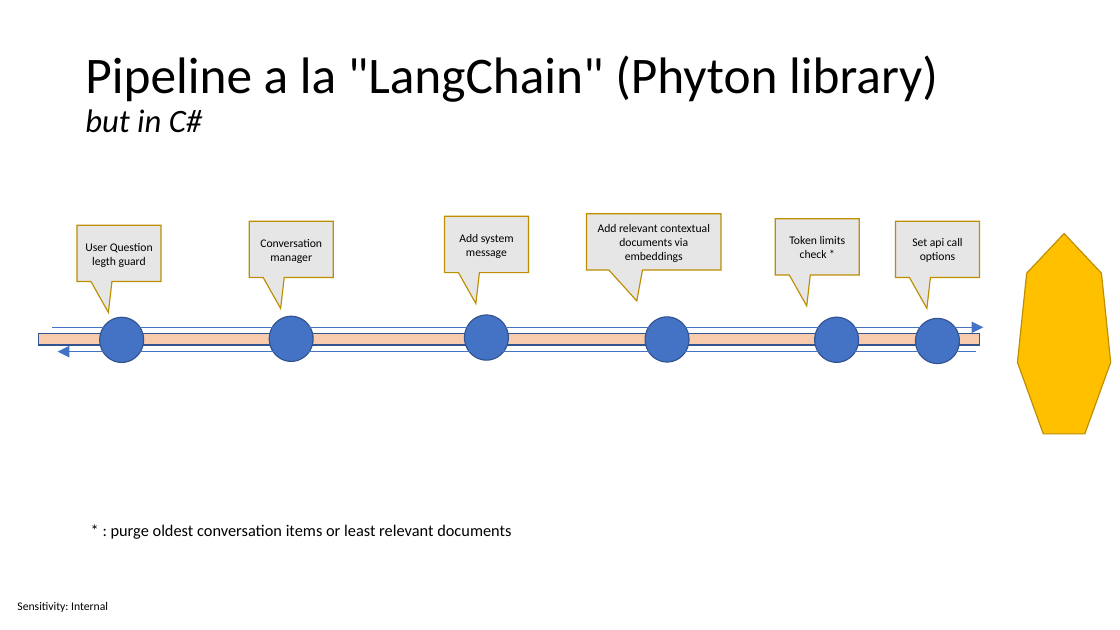
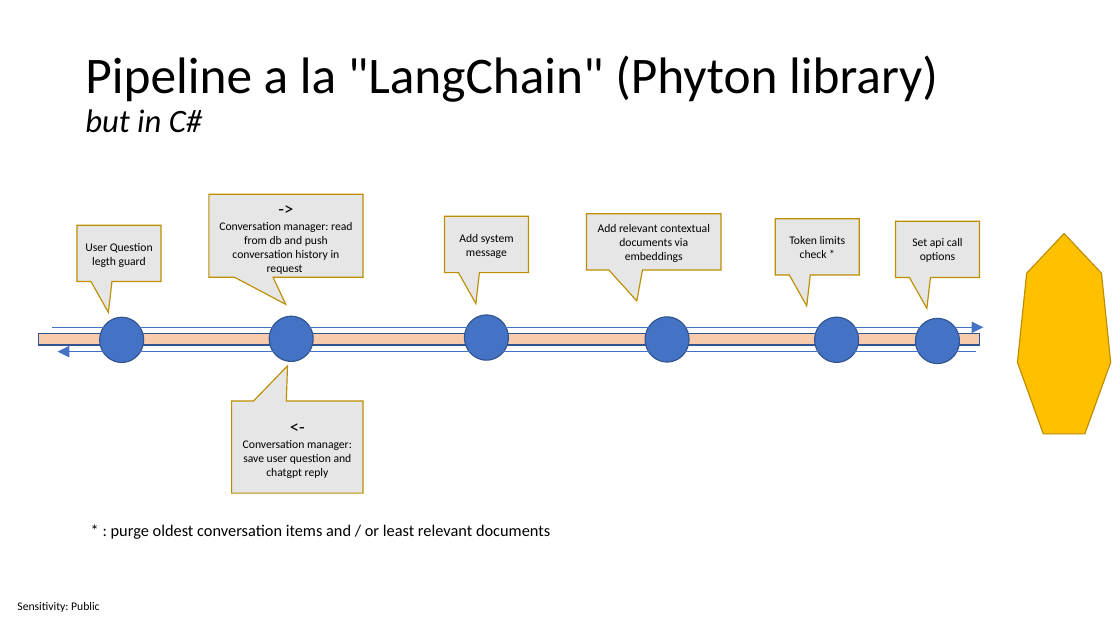
Before and after one commit to sabbadino/csharp-meets-chatgpt, a slide deck: slide 15 of mymsc-chatGpt-Presentation.pptx (slide 13 before the commit). Drawn at 1120x630 pixels with LibreOffice and Linux fonts; fonts in the diff are those of the drawing. Boxes give left, top, right and bottom in pixels: in the first picture for what was removed or moved away, otherwise in the second. Text is boxed around its words. In the diff, an @@ line names an element or a change of style, - is before the commit and + after.

```diff
--- a/mymsc-chatGpt-Presentation.pptx
+++ b/mymsc-chatGpt-Presentation.pptx
@@ speech box "-> Conversation manager: read from ...": place and size @@
-speech box "-> Conversation manager: read from ..." at [250,221,334,277]
+speech box "-> Conversation manager: read from ..." at [209,194,363,277]
@@ speech box "-> Conversation manager: read from ..." at [209,194,363,277]: proportions changed @@
@@ text in speech box at [219,222,352,274]: text changed @@
-Conversation manager
+->
+Conversation manager: read from db and push conversation history in request
@@ speech box added at [232,401,363,493], fill #E7E6E6, outline #BD8E00 1 pt, 10 pt, text #000000 @@
+<-
+Conversation manager: save user question and chatgpt reply
@@ text at [111,524,550,539]: text changed @@
-* : purge oldest conversation items or least relevant documents
+* : purge oldest conversation items and / or least relevant documents
@@ text at [17,602,99,612]: text changed @@
-Sensitivity: Internal
+Sensitivity: Public
```
Also in this commit, not shown: 16 other slides changed, 1 slide added.
